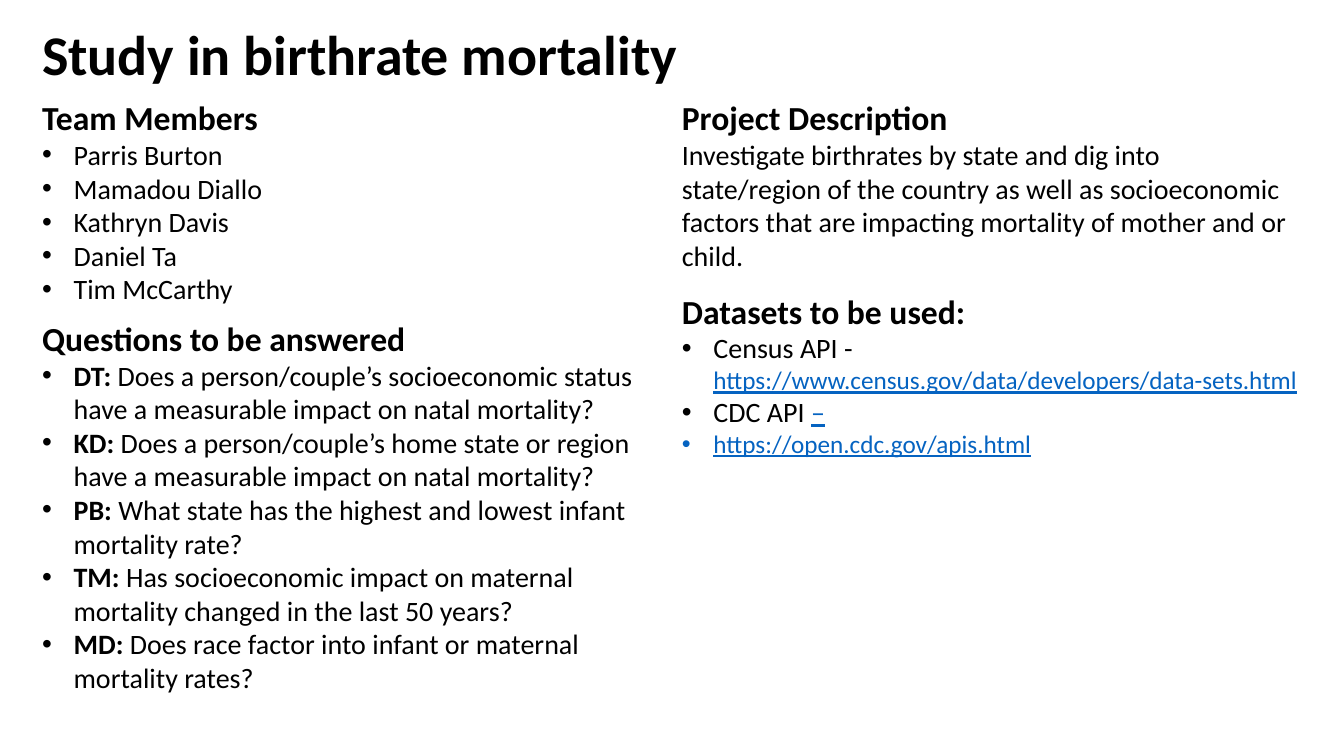
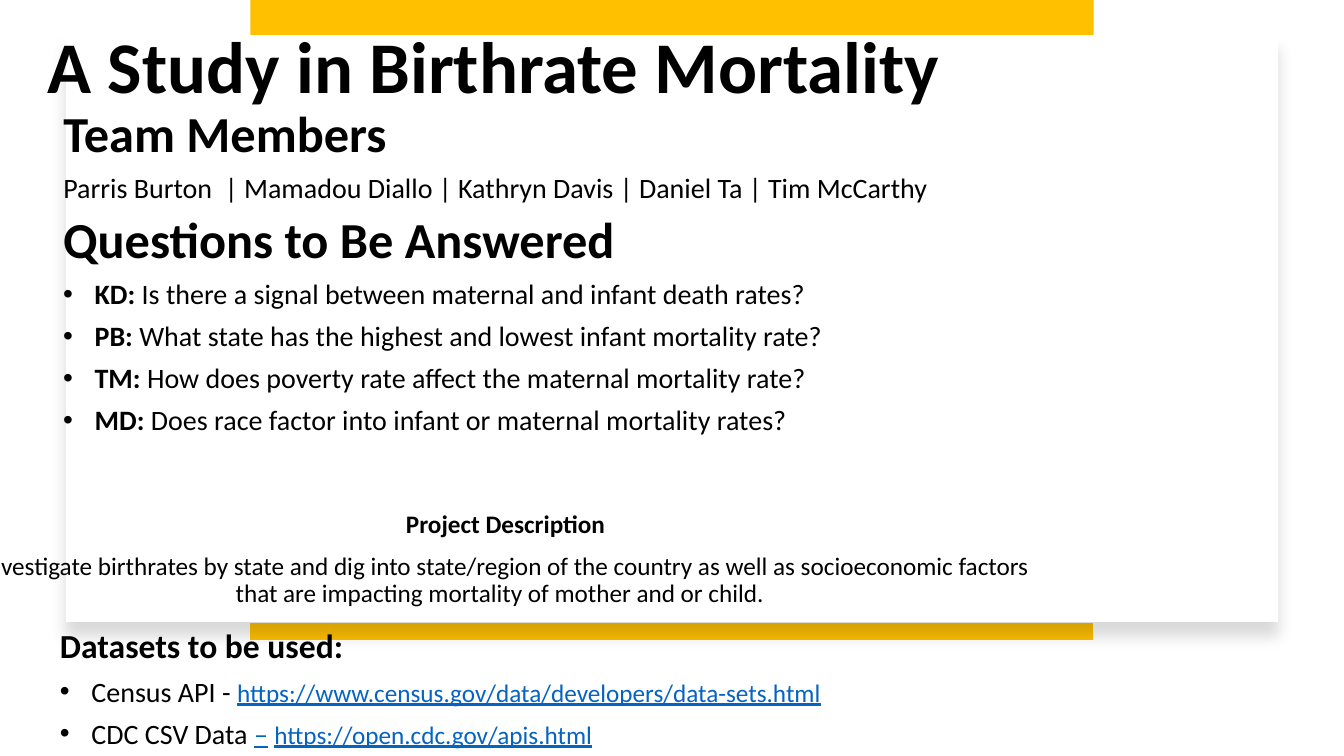
Before and after one commit to parrisburton715/project-one, a slide deck: slide 1 of Project Plan.pptx. Drawn at 1344x756 pixels with LibreOffice and Linux fonts; fonts in the diff are those of the drawing. Boxes give left, top, right and bottom in pixels: in the first picture for what was removed or moved away, otherwise in the second. Text is boxed around its words. In the diff, an @@ line names an element or a change of style, - is before the commit and + after.

Commit message:
project upload

```diff
--- a/Project Plan.pptx
+++ b/Project Plan.pptx
@@ text "A Study in Birthrate Mortality" at [47,32,939,105]: vertical alignment top to bottom @@
@@ rectangle added at [250,0,1094,610], fill #FFC000 @@
@@ text at [47,32,939,105]: text changed; size 40 to 52 pt @@
-Study in birthrate mortality
+A Study in Birthrate Mortality
@@ rectangle added at [66,35,1278,622], fill #FFFFFF @@
@@ text "Team Members": place and size @@
-text "Team Members" at [42,106,262,304]
+text "Team Members" at [63,116,927,203]
@@ text at [63,116,386,153]: size 24 to 36 pt in "Team Members"; more space between paragraphs @@
@@ text at [63,178,927,203]: text changed @@
-• Parris Burton
-• Mamadou Diallo
-• Kathryn Davis
-• Daniel Ta
-• Tim McCarthy
+Parris Burton | Mamadou Diallo | Kathryn Davis | Daniel Ta | Tim McCarthy
@@ text added at [63,222,821,435], 20 pt, text #000000 @@
+Questions to Be Answered
+• KD: Is there a signal between maternal and infant death rates?
+• PB: What state has the highest and lowest infant mortality rate?
+• TM: How does poverty rate affect the maternal mortality rate?
+• MD: Does race factor into infant or maternal mortality rates?
@@ text removed at [42,327,632,693] @@
-Questions to be answered
-• DT: Does a person/couple’s socioeconomic status have a measurable impact on natal mortality?
-• KD: Does a person/couple’s home state or region have a measurable impact on natal mortality?
-• PB: What state has the highest and lowest infant mortality rate?
-• TM: Has socioeconomic impact on maternal mortality changed in the last 50 years?
-• MD: Does race factor into infant or maternal mortality rates?
@@ text "Project Description": place and size @@
-text "Project Description" at [682,106,1286,267]
+text "Project Description" at [98,515,1029,607]
@@ text "Project Description" at [98,515,1029,607]: size 24 to 18 pt in "Project Description"; size 20 to 18 pt in "Investigate birthrates by state and dig into ..."; alignment left to centre; line spacing 1 to 0.9; more space between paragraphs @@
@@ text "Datasets to be used:": place and size @@
-text "Datasets to be used:" at [682,300,1296,458]
+text "Datasets to be used:" at [60,631,820,749]
@@ text at [60,631,820,707]: more space between paragraphs @@
@@ line added from (1093, 631) to (250, 631), #FFC000 12 pt @@
@@ text at [91,725,592,749]: text changed @@
-• CDC API –
-• https://open.cdc.gov/apis.html
+• CDC CSV Data – https://open.cdc.gov/apis.html
```
Also in this commit, not shown: 3 slides added, 16 other files.
